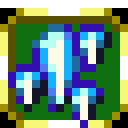
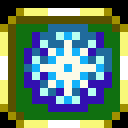
The second 128x128 image is a revision of the first. Changes to its layers:
painted on "Background" over [8, 24, 112, 128]
